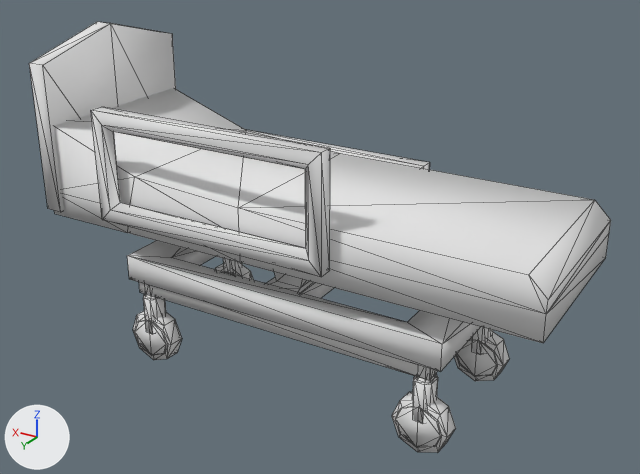
An edit to the FBX model Assets/PSX-Hospital Pack/Meshes/bed.fbx, drawn before and after from the same camera.
Rendered twice from a 50 mm lens placed at (-2.39, 2.12, 2.21), pointed at (-0.11, -1.69, 0.31). The lights are fixed; the arrows at lower left show +X, +Y and +Z. The first picture is the older version. Mesh edges are drawn as thin lines. Where no turn or scale is listed for an object, it has been applied to the vertices.

Names of what the first picture shows: 'Bed_Variant_2'.
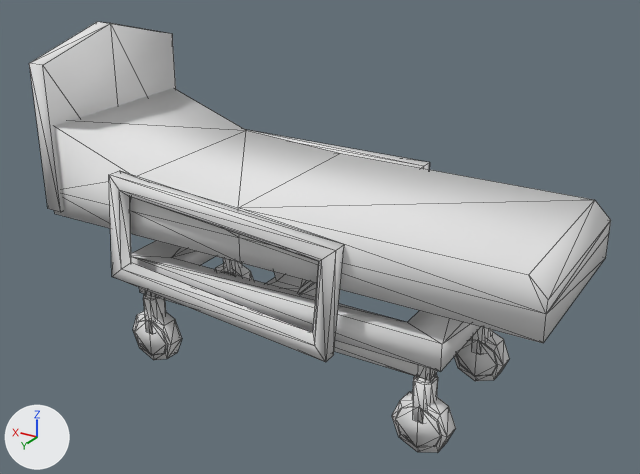
Pixel boxes [x1, y1, x2, y2] of what changed, in the pictures (640 x 474 px; the box of a moved part takes in the faces that stretch with it):
part 1 of me_cube_029, moved or reshaped
    before: [91, 107, 330, 277]
    after: [109, 171, 344, 362]

What changed in the scene script:
```text
Change me_cube_029:
    where me_cube_029.from_pydata(...)  # 470 vertices, 860 faces; spans x -1.51..1.41, y -0.6..0.59, z -0.53..1.33
    used by ob_bed_variant_2; location = (0.0, -1.7, 0.0)
    me_cube_029 part 1: the loose piece of 24 vertices spanning x -0.47..0.92, y 0.51..0.59, z 0.39..1.0 is turned -5 degrees about the y axis through its middle, then moved by (-0.05, 0.0, -0.39)
```
